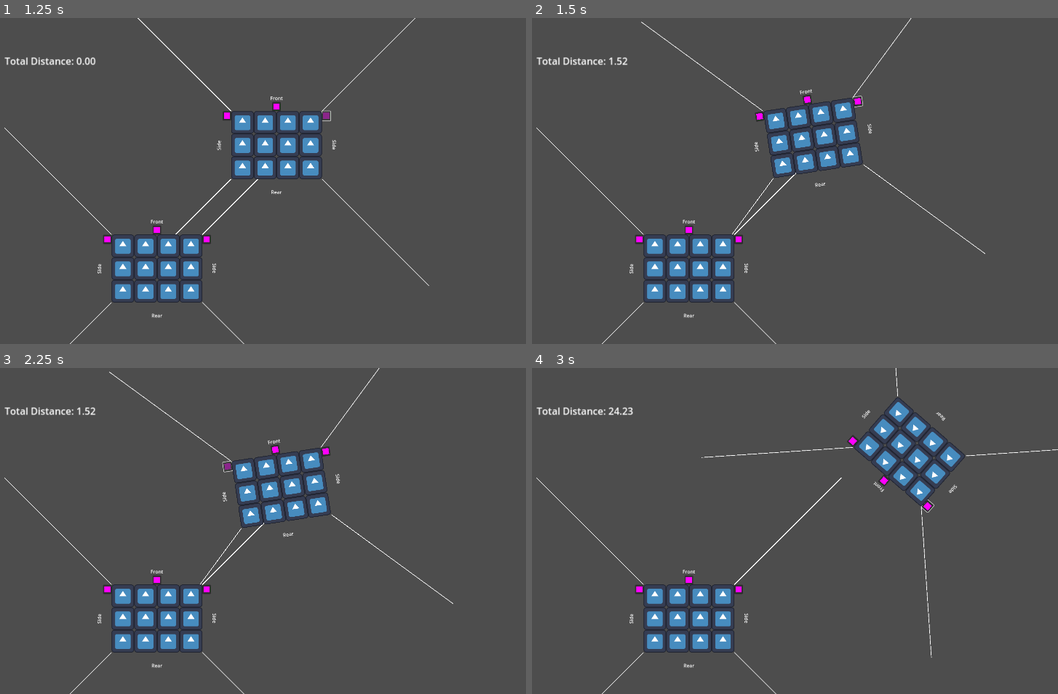
Above: before the commit, frames 1-4 (two rows, left to right).
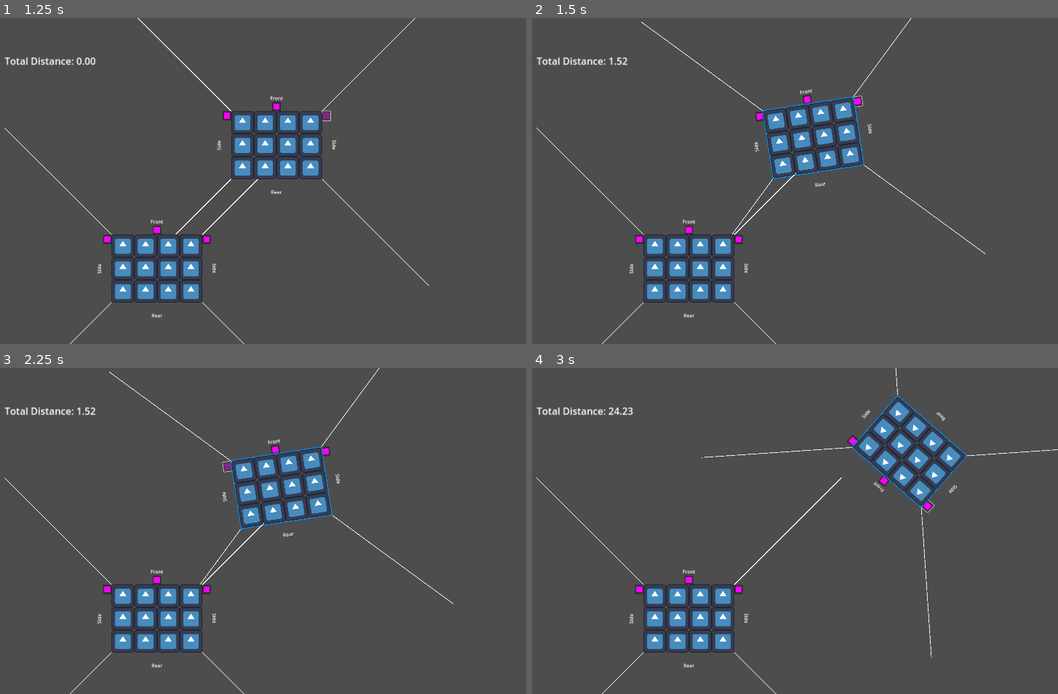
Above: after the commit, the same moments.

Repository: dcellucci/conqsim
Game: Godot game, scene res://debug.tscn
The game is run twice, just before and just after one commit, with the same random seed, the same clock (stepped at 60 frames per second) and the same inputs. The engine's default icon, where the game draws it, is replaced by a stand-in: a white triangle on a blue panel in a dark square.
Inputs (mouse positions are in pixels of both pictures, inside the frame that each line leads up to):
- Up to frame 1 (1.25 s): click (326, 115) at 0.52 s
- Up to frame 2 (1.5 s): click (810, 106) at 1.27 s
- Up to frame 3 (2.25 s): click (226, 465) at 2.02 s
- Up to frame 4 (3 s): click (858, 452) at 2.77 s

Frame 1 is identical in both runs. In frame 2, 0.2% of the frame differs, in the area x 43-64%, y 24-50%; in frame 3, 0.2%; in frame 4, 0.2%, in the area x 60-83%, y 8-43%.

Commit message:
added hover functionality to regiments

Diff:
--- a/regiment.gd
+++ b/regiment.gd
@@ -23,6 +23,7 @@
 var move_start_position = position
 var pivot_location = position
 
+var selection_stroke = 3
 
 
 func _init() -> void:
@@ -122,6 +123,16 @@
 	  , 0.5
 	  )
 
+	$SelectionRect.size = Vector2(
+		num_stands_wide*stand_size_pixels+selection_stroke
+	  , num_stands_tall*stand_size_pixels+selection_stroke
+	  )
+	$SelectionRect.position = Vector2(
+		-(num_stands_wide/2.0)*stand_size_pixels-selection_stroke/2.0
+	  , -(num_stands_tall/2.0)*stand_size_pixels-selection_stroke/2.0
+	  )
+	$SelectionRect.visible = false
+
 func _process(delta: float) -> void:
 	var direction = 0
 
@@ -248,3 +259,11 @@
 			 , -reg_height/2
 			 )
 		pivot_location = to_global(pivot_location) # Replace with function body.
+
+
+
+func _on_mouse_entered() -> void:
+	$SelectionRect.visible=true
+
+func _on_mouse_exited() -> void:
+	$SelectionRect.visible=false
--- a/regiment.tscn
+++ b/regiment.tscn
@@ -13,6 +13,7 @@
 script = ExtResource("1_sqsrb")
 
 [node name="BoundingBox" type="CollisionShape2D" parent="."]
+top_level = true
 position = Vector2(8, -1)
 shape = SubResource("RectangleShape2D_pqu2b")
 
@@ -102,6 +103,22 @@
 bbcode_enabled = true
 text = "[center]Side[/center]"
 
+[node name="SelectionRect" type="ReferenceRect" parent="."]
+anchors_preset = 8
+anchor_left = 0.5
+anchor_top = 0.5
+anchor_right = 0.5
+anchor_bottom = 0.5
+offset_right = 50.0
+offset_bottom = 40.0
+grow_horizontal = 2
+grow_vertical = 2
+border_color = Color(0, 0.546802, 0.931379, 1)
+border_width = 3.0
+editor_only = false
+
+[connection signal="mouse_entered" from="." to="." method="_on_mouse_entered"]
+[connection signal="mouse_exited" from="." to="." method="_on_mouse_exited"]
 [connection signal="pressed" from="WheelLeftButton" to="." method="_on_wheel_left_button_pressed"]
 [connection signal="pressed" from="MoveForwardButton" to="." method="_on_move_forward_button_pressed"]
 [connection signal="pressed" from="WheelRightButton" to="." method="_on_wheel_right_button_pressed"]
